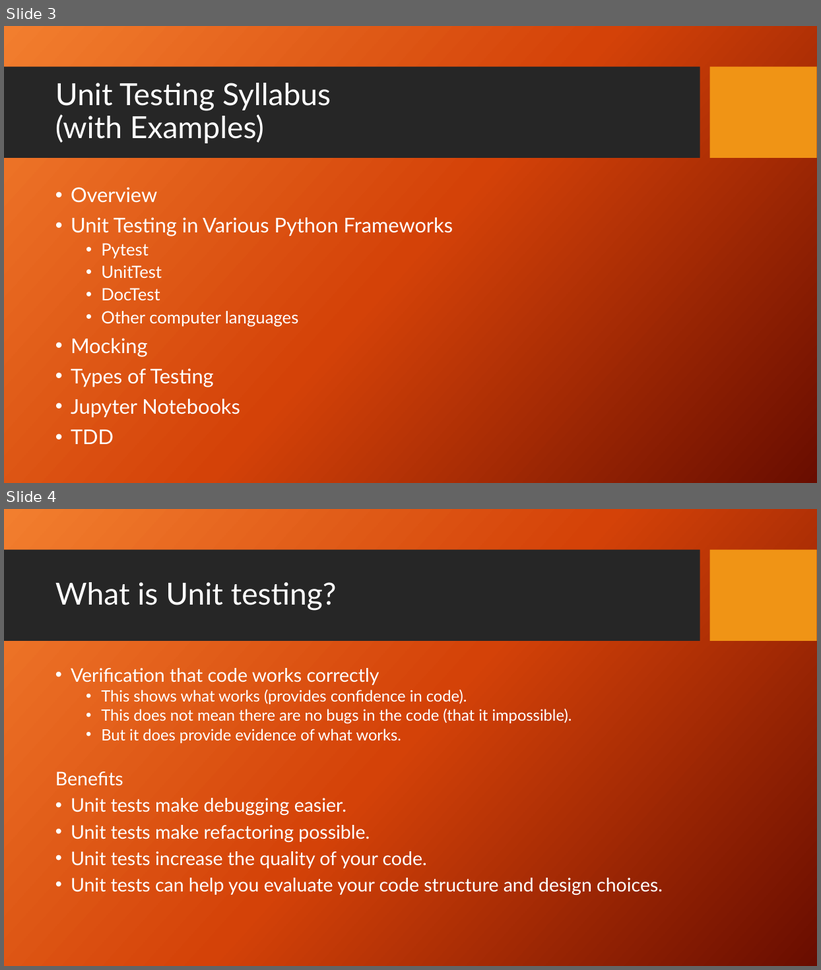
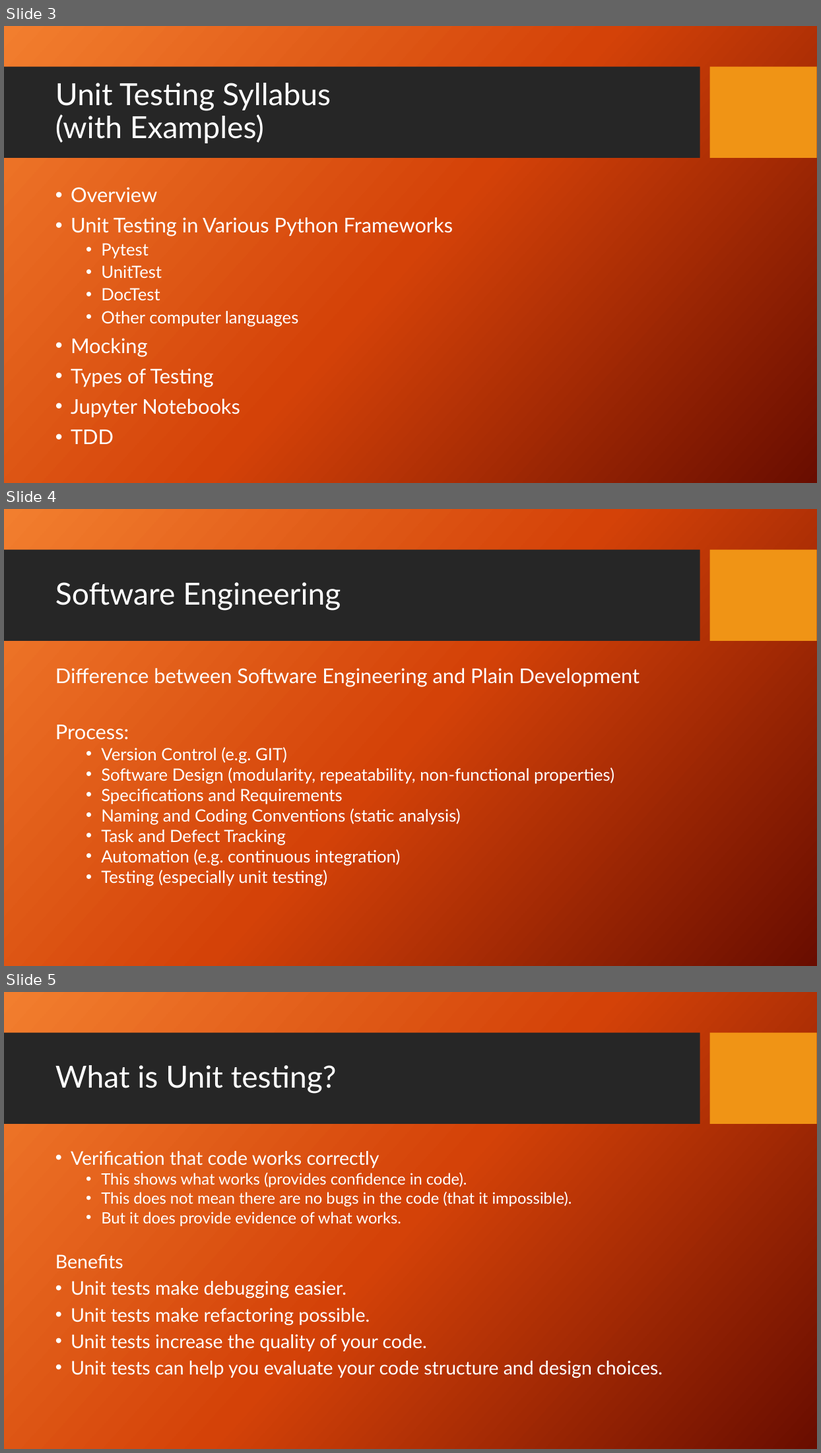
Before and after one commit to PrincetonUniversity/software_testing, a slide deck: UnitTestingSlides.pptx. Shown one above the other, each under a label of ours: slides 3 and 4 before the commit, slides 3, 4 and 5 after it. The pictures are 821x970 and 821x1453 pixels, drawn with LibreOffice and Linux fonts; fonts in the diff are those of the drawing; background and template pictures are left out. Boxes give left, top, right and bottom in pixels: in the first picture for what was removed or moved away, otherwise in the second. Text is boxed around its words. In the diff, an @@ line names an element or a change of style, - is before the commit and + after.

```diff
--- a/UnitTestingSlides.pptx
+++ b/UnitTestingSlides.pptx
@@ slide 4 added at (4, 509, 817, 966), background picture (left out); not listed: 2 template elements that a slide beside it also shows @@
@@ title added at (55, 582, 341, 611), 36 pt, text #FFFFFF @@
+Software Engineering
@@ text added at (55, 668, 640, 887), 20 pt, text #FFFFFF @@
+Difference between Software Engineering and Plain Development
+Process:
+  • Version Control (e.g. GIT)
+  • Software Design (modularity, repeatability, non-functional properties)
+  • Specifications and Requirements
+  • Naming and Coding Conventions (static analysis)
+  • Task and Defect Tracking
+  • Automation (e.g. continuous integration)
+  • Testing (especially unit testing)
@@ what was slide 4 is now slide 5 @@
```
Also in this commit, not shown: 5 slides changed.
